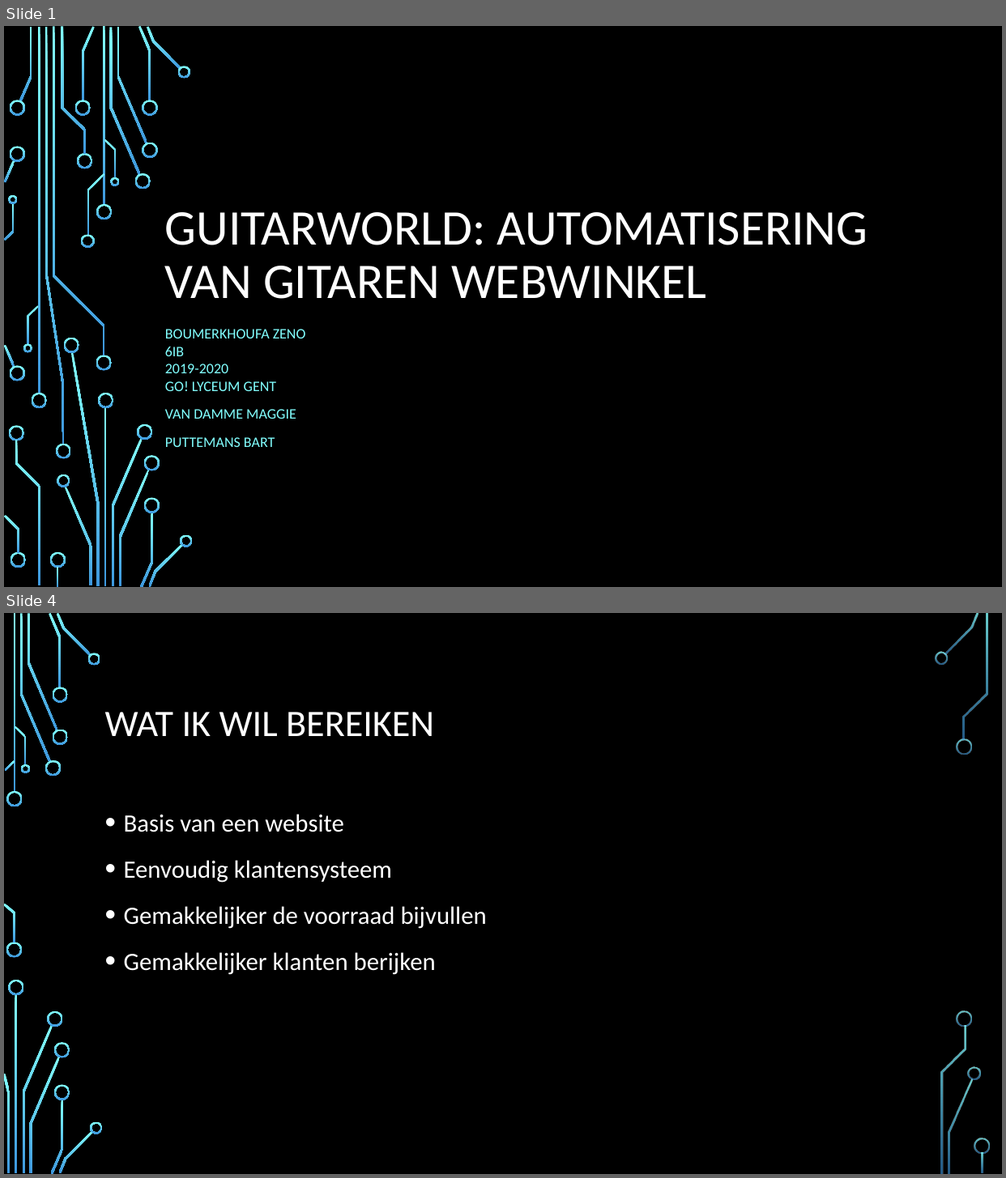
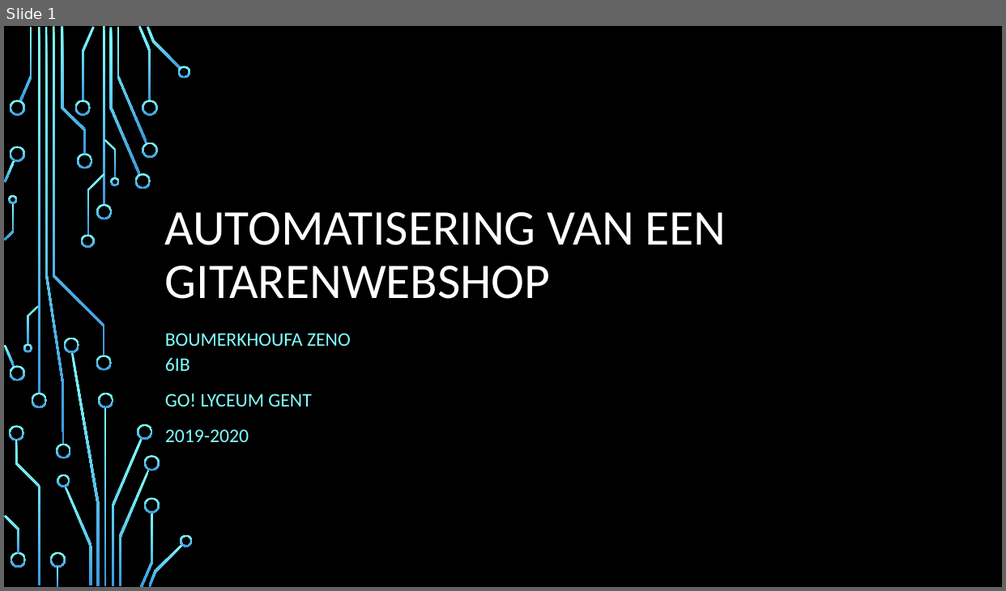
Before and after one commit to ZenoBoumerkhoufa/GuitarWorld, a slide deck: GIP/documents/Guitarworld.pptx. Shown one above the other, each under a label of ours: slides 1 and 4 before the commit, slide 1 after it; the slides between them are not shown. The pictures are 1006x1178 and 1006x591 pixels, drawn with LibreOffice and Linux fonts; fonts in the diff are those of the drawing; background and template pictures are left out. Boxes give left, top, right and bottom in pixels: in the first picture for what was removed or moved away, otherwise in the second. Text is boxed around its words. In the diff, an @@ line names an element or a change of style, - is before the commit and + after.

```diff
--- a/GIP/documents/Guitarworld.pptx
+++ b/GIP/documents/Guitarworld.pptx
@@ slide 4 removed at (4, 613, 1002, 1174), background picture (left out) @@
@@ title removed at (105, 712, 434, 736) @@
-WAT IK WIL BEREIKEN
@@ text removed at (124, 814, 487, 975) @@
-• Basis van een website
-• Eenvoudig klantensysteem
-• Gemakkelijker de voorraad bijvullen
-• Gemakkelijker klanten berijken
@@ group removed at (4, 613, 990, 1174): 33 freeform shapes, 3 rectangles @@
@@ slide 1 changed as well @@
@@ title at (165, 212, 727, 299): text changed @@
-GUITARWORLD: AUTOMATISERING VAN GITAREN WEBWINKEL
+AUTOMATISERING VAN EEN GITARENWEBSHOP
@@ subtitle at (165, 333, 351, 442): text changed; size 14 to 18.5 pt @@
-BOUMERKHOUFA ZENO
-6IB
-2019-2020
-GO! LYCEUM GENT
-VAN DAMME MAGGIE
-PUTTEMANS BART
+BOUMERKHOUFA ZENO
+6IB
+GO! LYCEUM GENT
+2019-2020
```
Also in this commit, not shown: 3 other slides changed, 7 slides added, 4 other slides removed, 19 other files.
